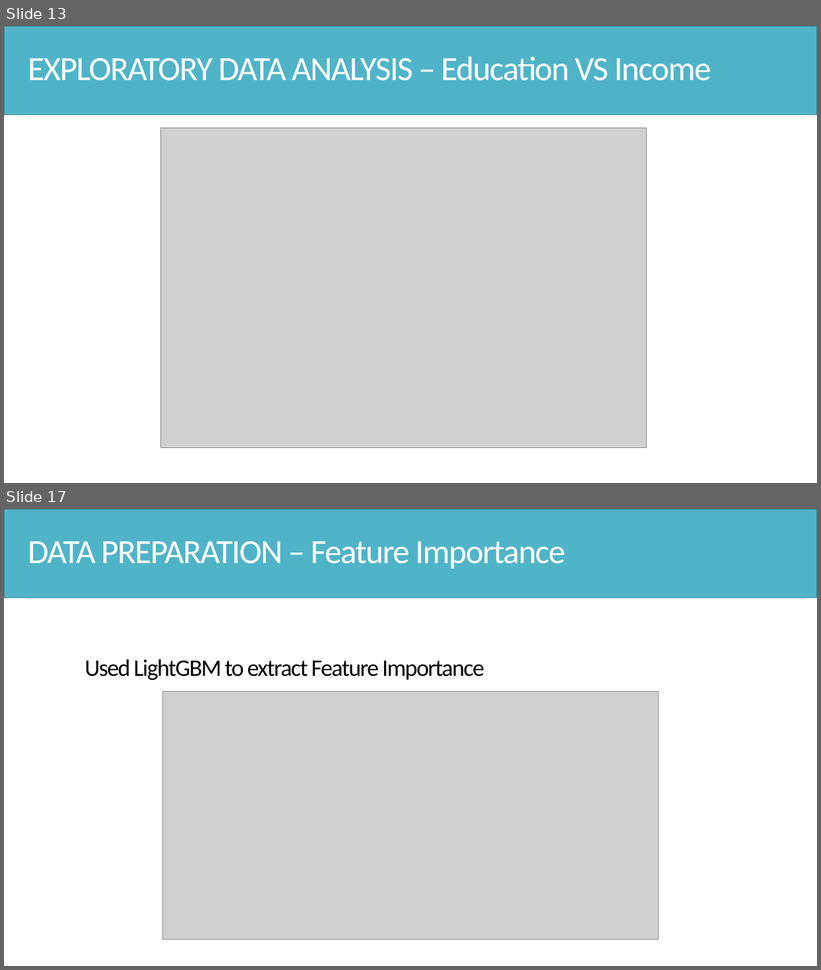
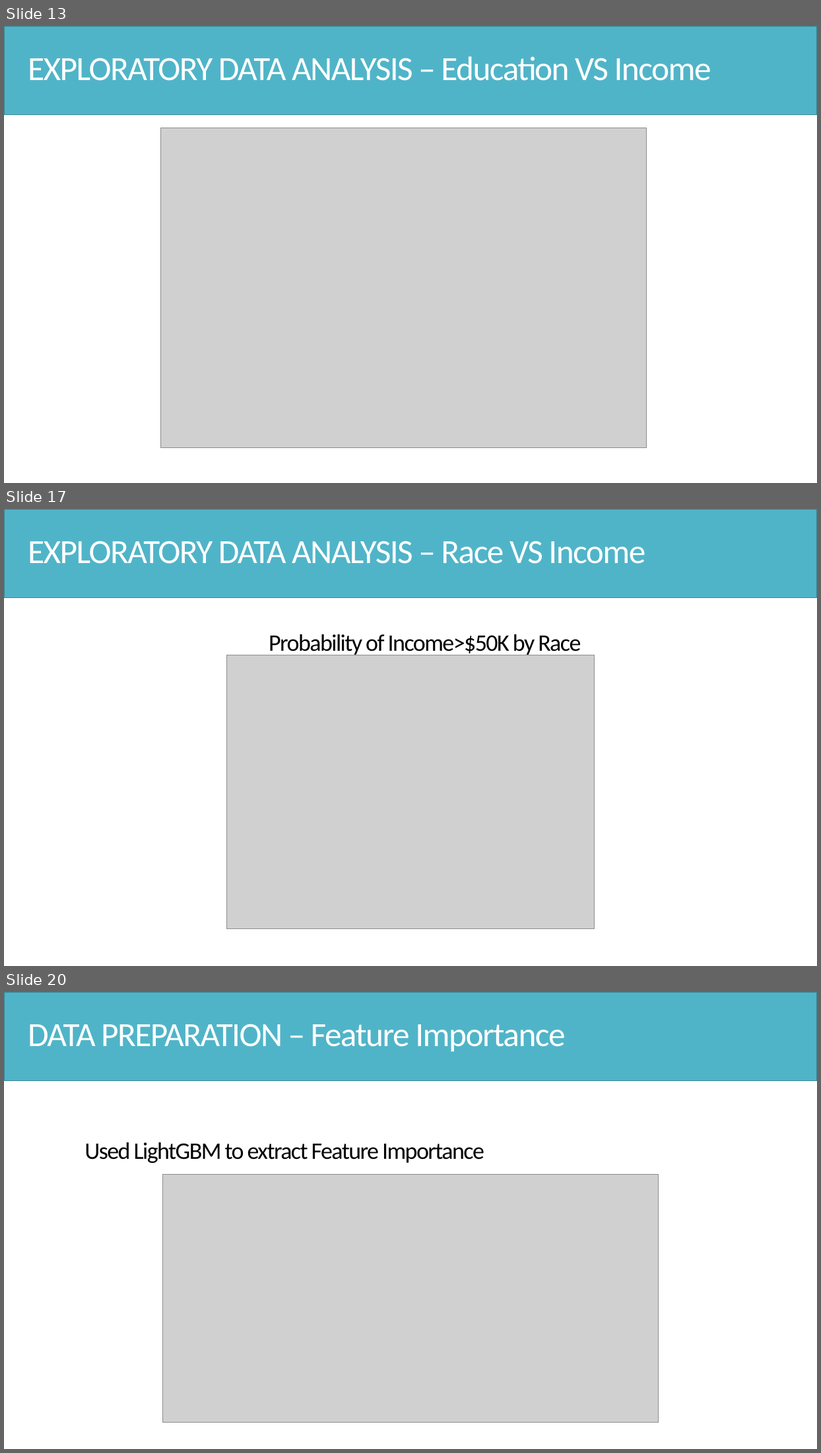
Before and after one commit to Hsgngr/dataiku_income_classification, a slide deck: Task_Presentation.pptx. Shown one above the other, each under a label of ours: slides 13 and 17 before the commit, slides 13, 17 and 20 after it; the slides between them are not shown. The pictures are 821x970 and 821x1453 pixels, drawn with LibreOffice and Linux fonts; fonts in the diff are those of the drawing; grey boxes stand for pictures. Boxes give left, top, right and bottom in pixels: in the first picture for what was removed or moved away, otherwise in the second. Text is boxed around its words. In the diff, an @@ line names an element or a change of style, - is before the commit and + after.

```diff
--- a/Task_Presentation.pptx
+++ b/Task_Presentation.pptx
@@ slide 17 added at <box>4,509,817,966</box>, background #FFFFFF @@
@@ rectangle added at <box>4,509,817,598</box>, fill #50B4C8, outline #3B8594 1 pt @@
@@ text added at <box>28,541,646,564</box>, 40 pt, text #FFFFFF @@
+EXPLORATORY DATA ANALYSIS – Race VS Income
@@ text added at <box>269,634,581,657</box>, 28 pt, text #000000 @@
+Probability of Income>$50K by Race
@@ picture added at <box>226,656,595,929</box> @@
@@ what was slide 17 is now slide 20 @@
```
Also in this commit, not shown: 4 slides changed, 8 other slides added, 1 slide removed, 1 other file.
